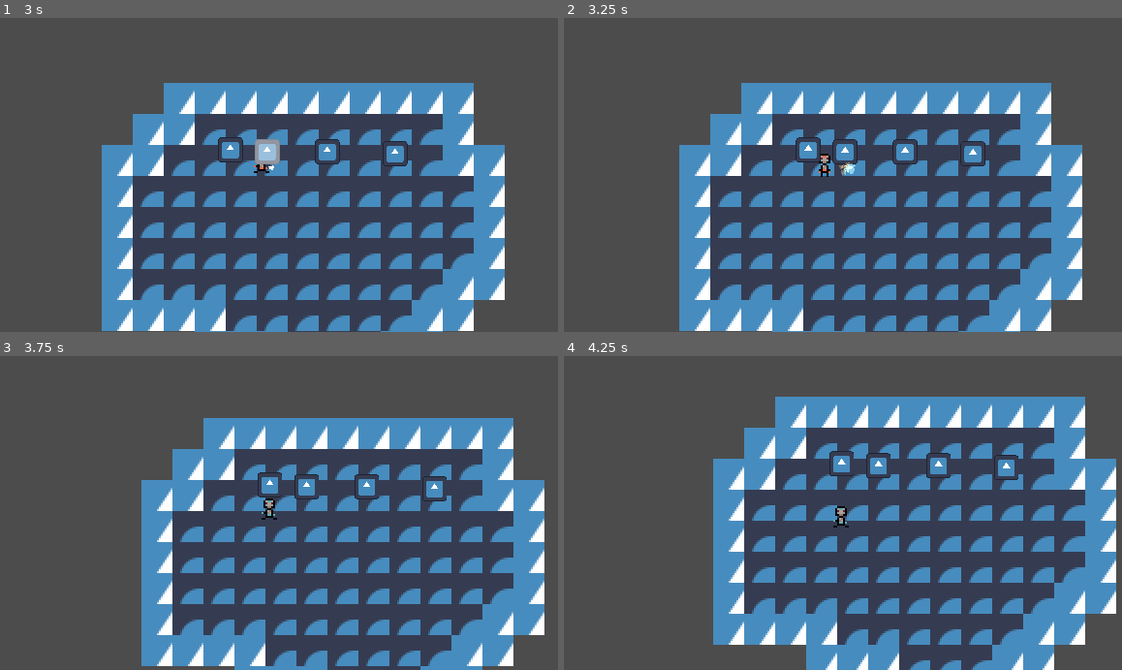
Above: before the commit, frames 1-4 (two rows, left to right).
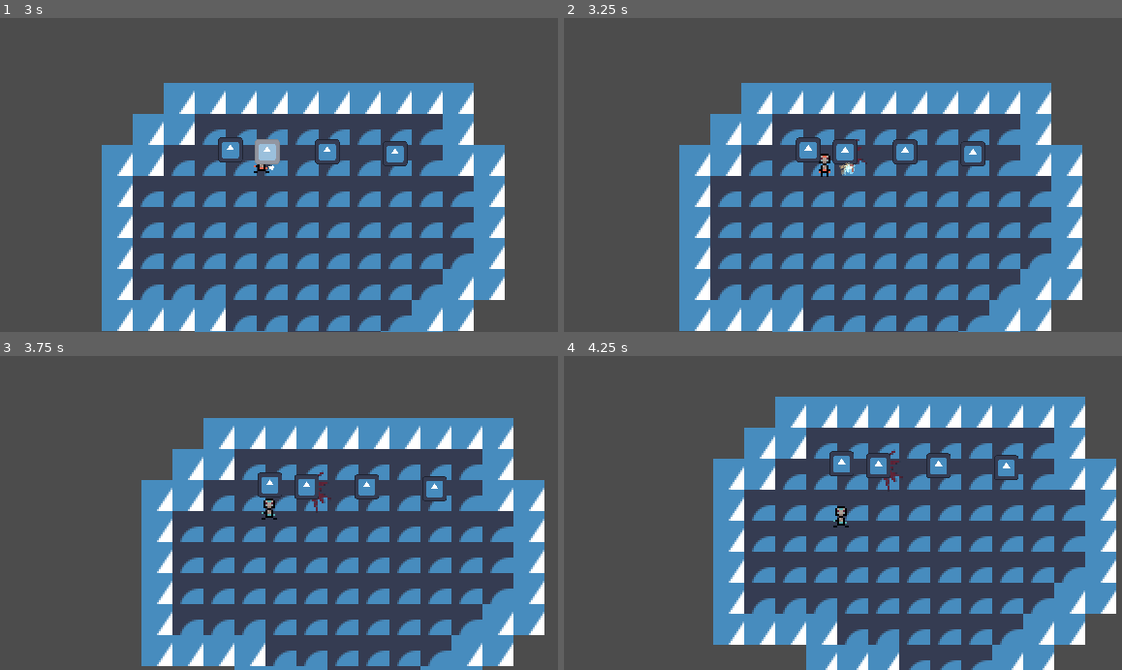
Above: after the commit, the same moments.

Repository: OlliO6/Granted-Wish
Game: Godot game, scene res://content/main.tscn
Same seed, same stepped clock (60 frames per second), same inputs: the game is played once before the commit and once after it. The engine's default icon, where the game draws it, is replaced by a stand-in: a white triangle on a blue panel in a dark square.
Inputs (mouse positions are in pixels of both pictures, inside the frame that each line leads up to):
- Up to frame 1 (3 s): tap Enter at 0.5 s; move the mouse to (251, 237) at 0.52 s; press the mouse at (251, 237) at 0.53 s; hold W (move_up) 0.53-2.03 s; move the mouse to (446, 222) at 1.27 s; release the mouse at (446, 222) at 1.28 s; tap Mouse wheel down (next_spell) at 1.35 s; move the mouse to (111, 127) at 2.02 s; hold Mouse wheel up (previous_spell) 2.03-2.78 s; hold A (move_left) from 2.03 s (still down); move the mouse to (306, 175) at 2.77 s; click (306, 175) at 2.85 s
- Up to frame 2 (3.25 s): keep holding A (move_left)
- Up to frame 3 (3.75 s): move the mouse to (195, 434) at 3.52 s; release A (move_left) at 3.53 s; hold S (move_down) from 3.53 s (still down); hold Mouse wheel down (next_spell) from 3.53 s (still down)
- Up to frame 4 (4.25 s): keep holding S (move_down); keep holding Mouse wheel down (next_spell)

Frame 1 is identical in both runs. In frame 2, less than 0.1% of the frame differs, in the area x 51-55%, y 38-50%; in frame 3, less than 0.1%, in the area x 55-60%, y 36-50%; in frame 4, less than 0.1%.

Commit message:
Make directional hit effects works

Diff:
--- a/components/fighting/damage_dealer.gd
+++ b/components/fighting/damage_dealer.gd
@@ -1,7 +1,8 @@
 class_name DamageDealer
-extends Node
+extends Node2D
 
 @export var damage: int = 1
+@export var directional: bool = true
 
 func apply_damage(node: Node) -> void:
 	var dmg := Components.get_damage_receiver(node)
--- a/components/fighting/damage_receiver.gd
+++ b/components/fighting/damage_receiver.gd
@@ -3,9 +3,10 @@
 
 signal damage_taken(amount: int, dealer: DamageDealer)
 signal took_damage
+signal hit_direction_update(rotation: float)
 
 @export var invincible: bool
-@export var invis_time: float = 0.5
+@export var invis_time: float = 0.0
 @export var health: Health
 
 var invis_timer: float
@@ -15,9 +16,13 @@
 		invis_timer -= delta
 
 func take_damage(dmg: int, dealer: DamageDealer) -> void:
+
+	invis_timer = invis_time
+
+	if dealer.directional:
+		hit_direction_update.emit(dealer.global_rotation)
 	damage_taken.emit(dmg, dealer)
 	took_damage.emit()
-	invis_timer = invis_time
 	if health:
 		health.take_damage(dmg)
 
--- /dev/null
+++ b/components/fighting/knockback.gd
@@ -0,0 +1,10 @@
+class_name Knockback
+extends Node
+
+# Called when the node enters the scene tree for the first time.
+func _ready() -> void:
+	pass # Replace with function body.
+
+# Called every frame. 'delta' is the elapsed time since the previous frame.
+func _process(delta: float) -> void:
+	pass
--- a/content/entities/crate/crate.tscn
+++ b/content/entities/crate/crate.tscn
@@ -44,7 +44,8 @@
 script = ExtResource("6_kjx8f")
 effect_scn = ExtResource("7_eaasu")
 
+[connection signal="hit_direction_update" from="DamageReceiver" to="BloodSpawner" method="set_global_rotation"]
 [connection signal="took_damage" from="DamageReceiver" to="Sprite2D" method="flash"]
 [connection signal="took_damage" from="DamageReceiver" to="AudioStreamPlayer2D" method="play"]
+[connection signal="took_damage" from="DamageReceiver" to="BloodSpawner" method="spawn"]
 [connection signal="died" from="Health" to="." method="queue_free"]
-[connection signal="died" from="Health" to="BloodSpawner" method="spawn"]
--- a/content/entities/spells/fire/fire_spell.tscn
+++ b/content/entities/spells/fire/fire_spell.tscn
@@ -302,7 +302,7 @@
 
 [node name="FireSpell" type="Node2D"]
 
-[node name="DamageDealer" type="Node" parent="."]
+[node name="DamageDealer" type="Node2D" parent="."]
 script = ExtResource("1_pehbd")
 
 [node name="Killable" type="Node" parent="."]
--- a/vfx/blood_effect/blood_effect.tscn
+++ b/vfx/blood_effect/blood_effect.tscn
@@ -26,12 +26,14 @@
 particle_flag_align_y = true
 particle_flag_disable_z = true
 spread = 60.2
-initial_velocity_min = 9.7
-initial_velocity_max = 20.15
+initial_velocity_min = 18.0
+initial_velocity_max = 35.0
 directional_velocity_min = 1.0
 directional_velocity_max = 13.8
 directional_velocity_curve = SubResource("CurveXYZTexture_8vc4f")
 gravity = Vector3(0, 0, 0)
+scale_min = 0.2
+scale_max = 0.4
 scale_curve = SubResource("CurveTexture_mtubc")
 anim_offset_max = 1.0
 
@@ -44,6 +46,7 @@
 amount = 10
 process_material = SubResource("ParticleProcessMaterial_ey3pc")
 texture = ExtResource("1_fcw08")
+lifetime = 0.4
 one_shot = true
 explosiveness = 0.85
 
